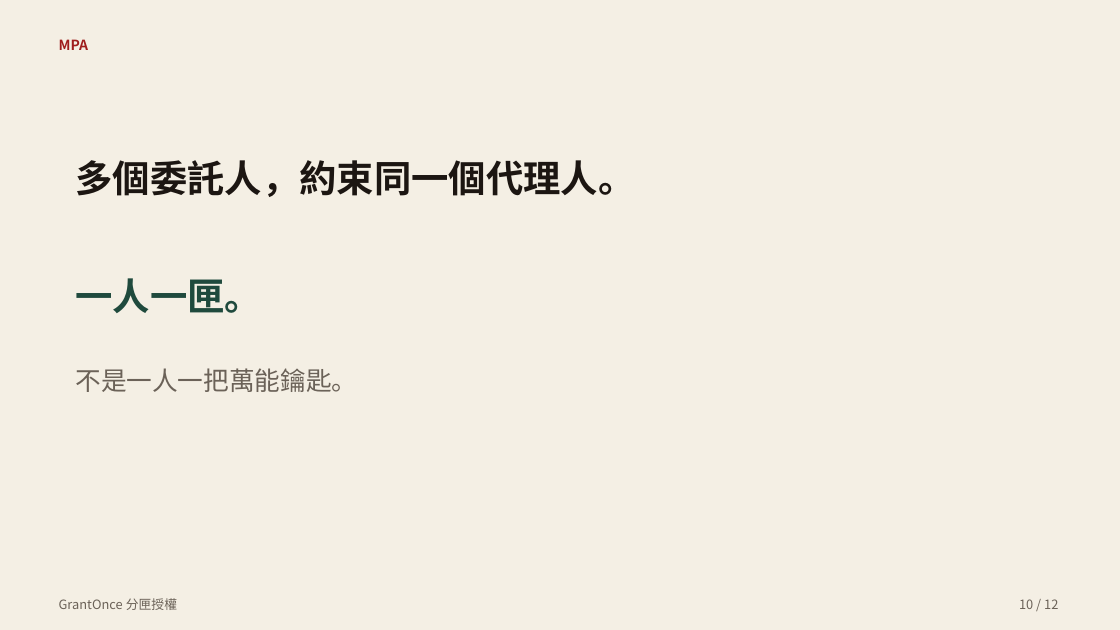
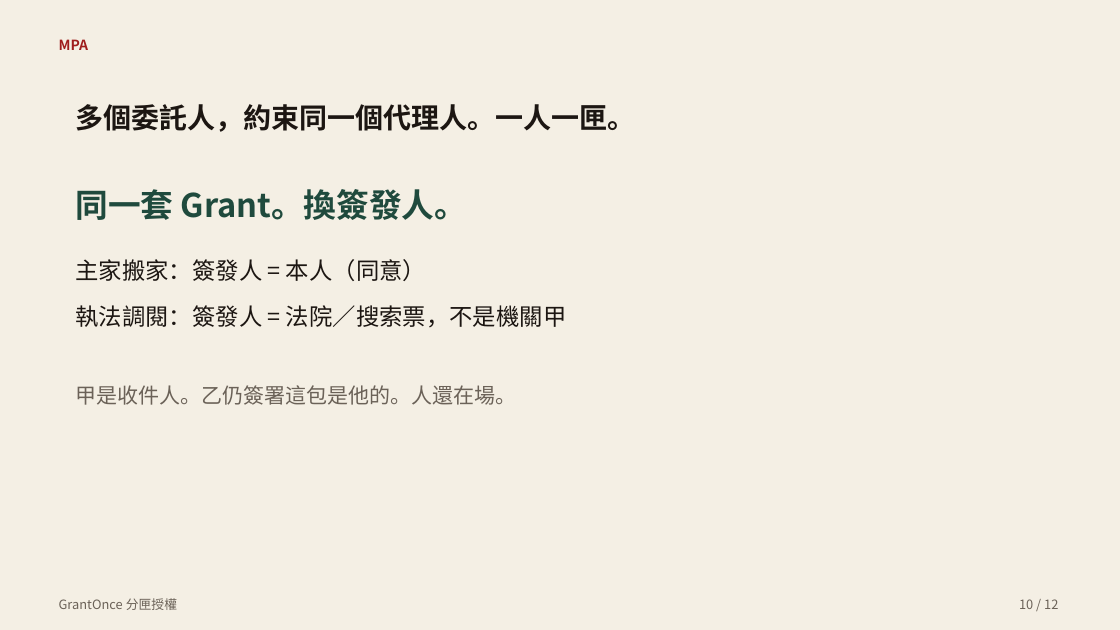
Before and after one commit to do0x0ob/GrantOnce, a slide deck: slide 10 of pitch/GrantOnce.pptx. Drawn at 1120x630 pixels with LibreOffice and Linux fonts; fonts in the diff are those of the drawing. Boxes give left, top, right and bottom in pixels: in the first picture for what was removed or moved away, otherwise in the second. Text is boxed around its words. In the diff, an @@ line names an element or a change of style, - is before the commit and + after.

```diff
--- a/pitch/GrantOnce.pptx
+++ b/pitch/GrantOnce.pptx
@@ text at [75,104,635,132]: text changed; size 32 to 24 pt @@
-多個委託人，約束同一個代理人。
+多個委託人，約束同一個代理人。一人一匣。
@@ text added at [75,189,467,220], 28 pt, text #1F4A3D, bold @@
+同一套 Grant。換簽發人。
@@ text added at [75,259,426,281], 20 pt, text #1C1612 @@
+主家搬家：簽發人 = 本人（同意）
@@ text removed at [75,278,262,313] @@
-一人一匣。
@@ text added at [75,305,566,328], 20 pt, text #1C1612 @@
+執法調閱：簽發人 = 法院／搜索票，不是機關甲
@@ text removed at [75,368,357,392] @@
-不是一人一把萬能鑰匙。
@@ text added at [75,385,516,405], 18 pt, text #6B6258 @@
+甲是收件人。乙仍簽署這包是他的。人還在場。
```
Also in this commit, not shown: 1 slide added, 1 slide removed, 4 other files.
